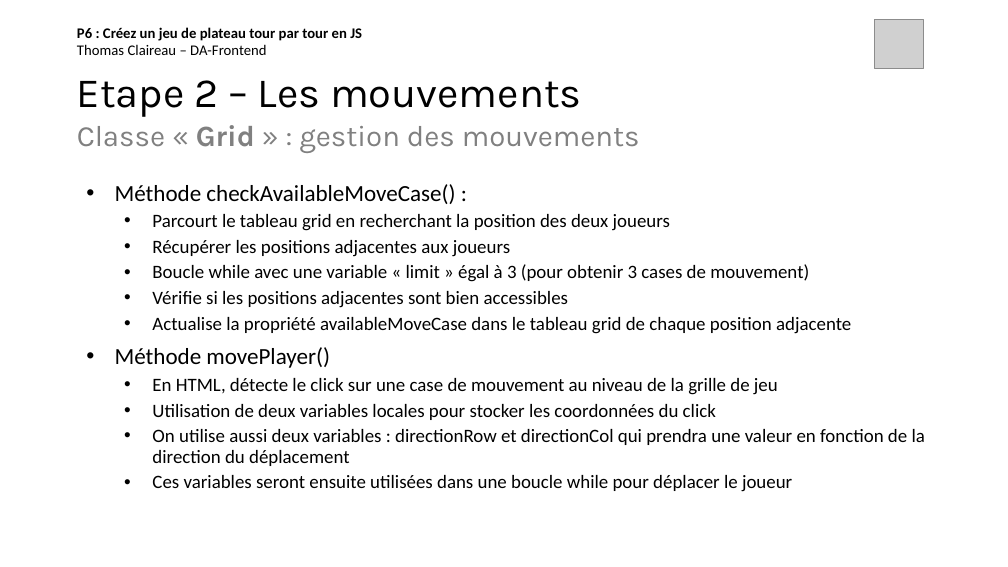
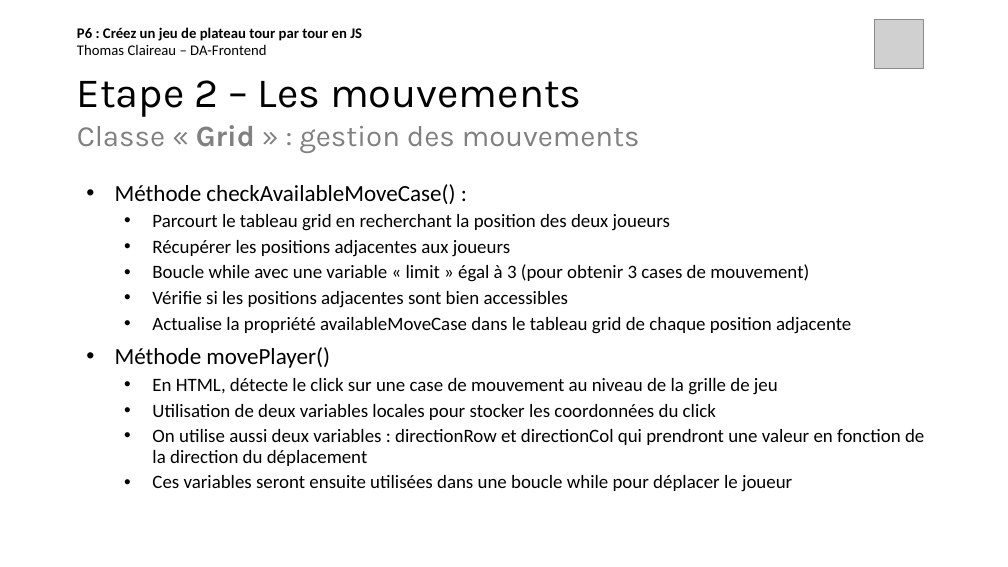
Before and after one commit to thomas-claireau/P6-Openclassrooms, a slide deck: slide 10 of Présentation P6 - OpenClassrooms.pptx. Drawn at 1008x567 pixels with LibreOffice and Linux fonts; fonts in the diff are those of the drawing; grey boxes stand for pictures. Boxes give left, top, right and bottom in pixels: in the first picture for what was removed or moved away, otherwise in the second. Text is boxed around its words. In the diff, an @@ line names an element or a change of style, - is before the commit and + after.

Commit message:
update powerpoint

```diff
--- a/Présentation P6 - OpenClassrooms.pptx
+++ b/Présentation P6 - OpenClassrooms.pptx
@@ text at [152, 429, 924, 466]: text changed @@
-  • On utilise aussi deux variables : directionRow et directionCol qui prendra une valeur en fonction de la direction du déplacement
+  • On utilise aussi deux variables : directionRow et directionCol qui prendront une valeur en fonction de la direction du déplacement
```
Also in this commit, not shown: 2 other slides changed.
